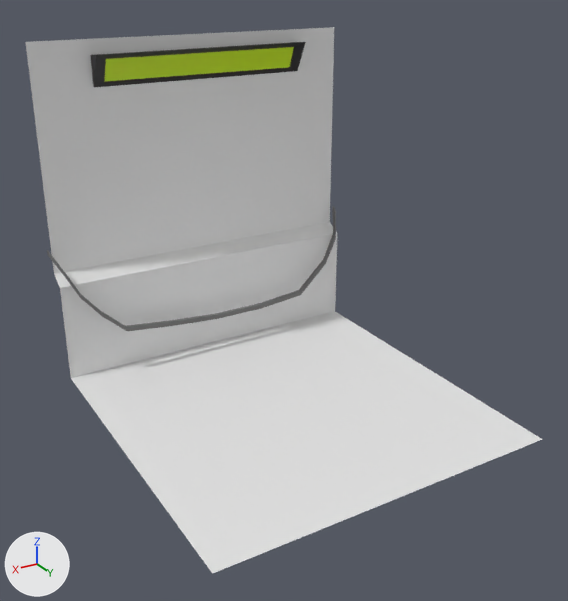
An edit to the Blender file Assets/Meshes/Structure/Wall2.blend, drawn before and after from the same camera.
Both versions are drawn from a 50 mm lens placed at (2.09, 3.41, 2.39), pointed at (0.07, 0.04, 0.7). Lighting does not change. The marker at lower left points along +X, +Y and +Z.

Objects in the first picture: 'Cube.028', 'floor1.005', 'lamp.001'.
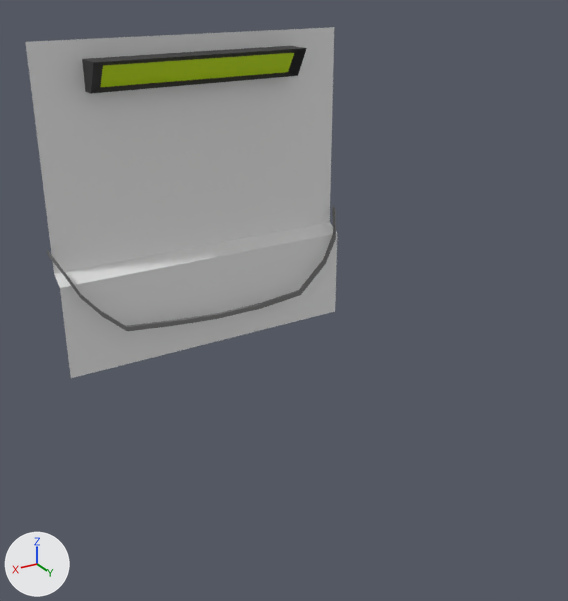
Changed parts and their boxes (x1, y1, x2, y2) in the pictures (568 x 601 px):
'floor1.005', reshaped (40% narrower, 36% shorter)
    before: (25, 27, 542, 574)
    after: (25, 27, 337, 378)
'lamp', added
    after: (82, 46, 307, 94)
    faces in mat_biomass_001 (green #c3e700): (100, 53, 294, 87)
    faces in mat_tank_nonglass_007 (black #1c1c1d): (82, 46, 307, 94)
'lamp.001', deleted
    before: (91, 42, 306, 87)
    faces in mat_biomass_001 (green #c3e700): (104, 47, 294, 82)
    faces in mat_tank_nonglass_007 (black #1c1c1d): (91, 42, 306, 87)
part 1 of me_cube_044, deleted
    before: (71, 312, 542, 574)

Diff of the bpy script that builds the scene:
```diff
--- a/Assets/Meshes/Structure/Wall2.blend.py
+++ b/Assets/Meshes/Structure/Wall2.blend.py
@@ me_cube_044 @@
 me_cube_044.from_pydata(...)  # 13 vertices, 6 faces; spans x -1.0..1.0, y -0.37..1.73, z -0.6..1.4
 # used by ob_floor1_005; location = (0.0, -0.731, 0.603)
 # verts and faces of me_cube_044; kept vertices keep their numbers, new ones are numbered from 13
 # before: 0 (-1.0, 1.73, -0.6) at pixel (542, 439), 1 (1.0, -0.27, -0.6) at pixel (70, 378), 2 (1.0, 1.73, -0.6) at pixel (212, 573), 5 (-1.0, -0.27, -0.6) at pixel (335, 311), 6 (0.0, -0.27, -0.6) at pixel (214, 341)
+# me_cube_044 part 1
+delete_vertices([0, 2])  # with the faces that use them
@@ me_cube_049 @@
+me_cube_049.from_pydata([(-0.7, 4.22, -0.91), (-0.72, 4.21, 0.91), (1.0, 4.5, -1.0), (1.0, 4.5, 1.0), (0.72, 5.75, -0.91), (0.7, 5.74, 0.91), (1.0, 6.5, 1.0), (-1.0, 4.5, 1.0), (-1.0, 4.5, -1.0), (1.0, 6.5, -1.0), (-1.0, 1.76, -1.0), (-1.0, 1.76, 1.0), (1.0, 1.76, 1.0), (1.0, 1.76, -1.0)], [], [(1, 5, 4, 0), (9, 6, 3, 2), (8, 10, 11, 7), (9, 2, 8), (7, 3, 6), (5, 1, 7, 6), (1, 0, 8, 7), (0, 4, 9, 8), (4, 5, 6, 9), (13, 10, 11, 12), (7, 11, 12, 3), (3, 12, 13, 2), (2, 13, 10, 8)])
+for i in [0]: me_cube_049.polygons[i].material_index = 1
+me_cube_049.materials.append(mat_tank_nonglass_007)  # black #1c1c1d
+me_cube_049.materials.append(mat_biomass_001)  # green #c3e700
@@ ob_lamp_001 @@
-ob_lamp_001 = bpy.data.objects.new('lamp.001', me_cube_026)
-ob_lamp_001.parent = ob_floor1_005
-ob_lamp_001.matrix_parent_inverse = Matrix(((1.0, 0.0, 0.0, 0.0), (0.0, 1.0, 0.0, 0.731), (0.0, 0.0, 1.0, -0.603), (0.0, 0.0, 0.0, 1.0)))
-ob_lamp_001.location = (-0.0304, -1.323, 1.81)
-ob_lamp_001.rotation_euler = (1.512, -1.488, -1.512)  # degrees (87, -85, -87)
-ob_lamp_001.scale = (0.0888, 0.0518, 0.681)
@@ ob_lamp @@
+ob_lamp = bpy.data.objects.new('lamp', me_cube_049)
+ob_lamp.parent = ob_floor1_005
+ob_lamp.matrix_parent_inverse = Matrix(((1.0, 0.0, 0.0, 0.0), (0.0, 1.0, 0.0, 0.731), (0.0, 0.0, 1.0, -0.603), (0.0, 0.0, 0.0, 1.0)))
+ob_lamp.location = (0.0182, -1.242, 1.81)
+ob_lamp.rotation_euler = (0.0, -1.566, 0.0)  # degrees (0, -90, 0)
+ob_lamp.scale = (0.0888, 0.0518, 0.681)
```
